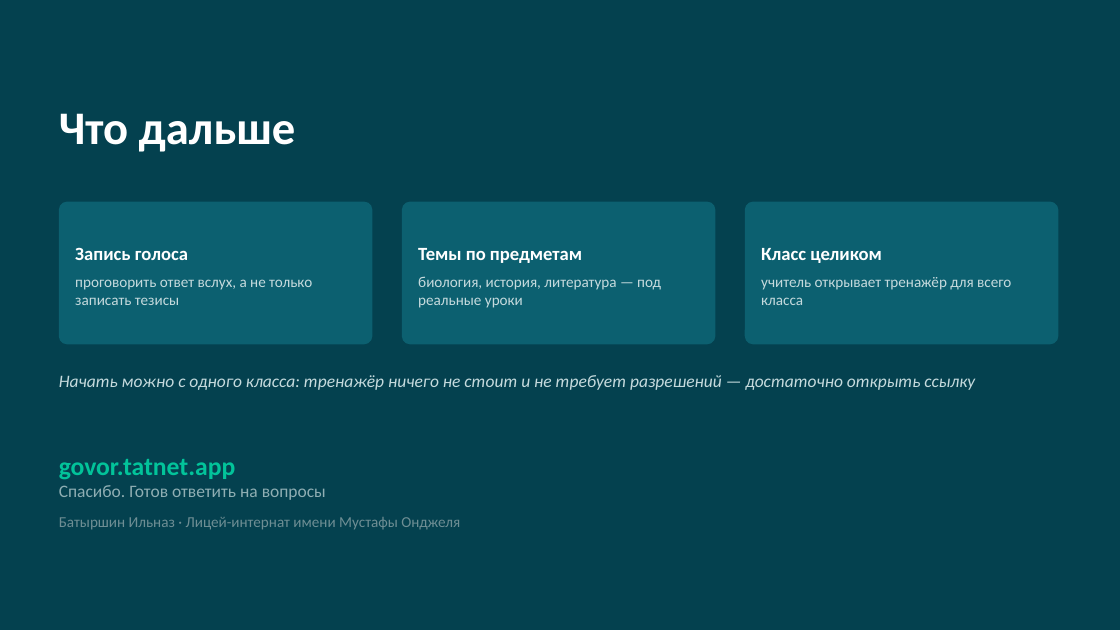
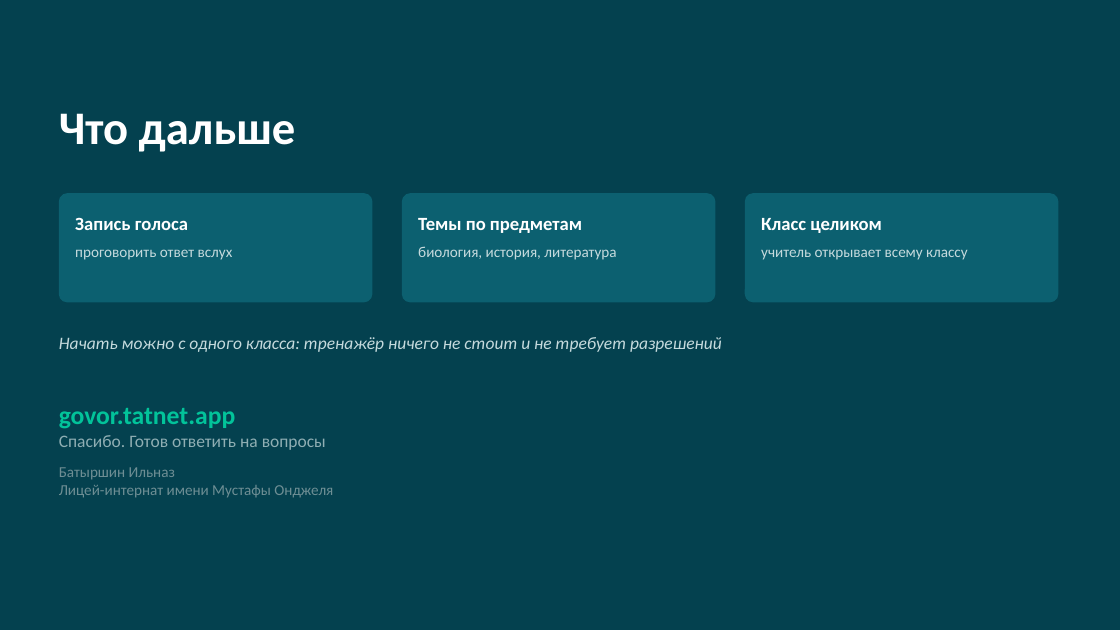
Before and after one commit to amirfazulen-byte/project, a slide deck: slide 5 of deck/Спокойно у доски.pptx. Drawn at 1120x630 pixels with LibreOffice and Linux fonts; fonts in the diff are those of the drawing. Boxes give left, top, right and bottom in pixels: in the first picture for what was removed or moved away, otherwise in the second. Text is boxed around its words. In the diff, an @@ line names an element or a change of style, - is before the commit and + after.

```diff
--- a/deck/Спокойно у доски.pptx
+++ b/deck/Спокойно у доски.pptx
@@ rounded rectangle "Запись голоса" resized from (x1=59, y1=202, x2=372, y2=344) to (x1=59, y1=193, x2=372, y2=302) @@
@@ rounded rectangle "Темы по предметам" resized from (x1=402, y1=202, x2=715, y2=344) to (x1=402, y1=193, x2=715, y2=302) @@
@@ vertical alignment middle to top; proportions changed in 3 elements at (x1=402, y1=193, x2=715, y2=302), (x1=59, y1=193, x2=372, y2=302), (x1=745, y1=193, x2=1059, y2=302) @@
@@ rounded rectangle "Класс целиком" resized from (x1=745, y1=202, x2=1059, y2=344) to (x1=745, y1=193, x2=1059, y2=302) @@
@@ text in rounded rectangle at (x1=75, y1=249, x2=233, y2=260): text changed @@
-проговорить ответ вслух, а не только записать тезисы
+проговорить ответ вслух
@@ text in rounded rectangle at (x1=418, y1=246, x2=616, y2=260): text changed @@
-биология, история, литература — под реальные уроки
+биология, история, литература
@@ text in rounded rectangle at (x1=761, y1=249, x2=968, y2=260): text changed @@
-учитель открывает тренажёр для всего класса
+учитель открывает всему классу
@@ text at (x1=59, y1=337, x2=722, y2=352): text changed @@
-Начать можно с одного класса: тренажёр ничего не стоит и не требует разрешений — достаточно открыть ссылку
+Начать можно с одного класса: тренажёр ничего не стоит и не требует разрешений
@@ text "govor.tatnet.app" moved from (x1=59, y1=459, x2=460, y2=530) to (x1=59, y1=408, x2=333, y2=498) @@
@@ text at (x1=59, y1=467, x2=333, y2=498): text changed @@
-Батыршин Ильназ · Лицей-интернат имени Мустафы Онджеля
+Батыршин Ильназ
+Лицей-интернат имени Мустафы Онджеля
```
Also in this commit, not shown: 2 other files.
